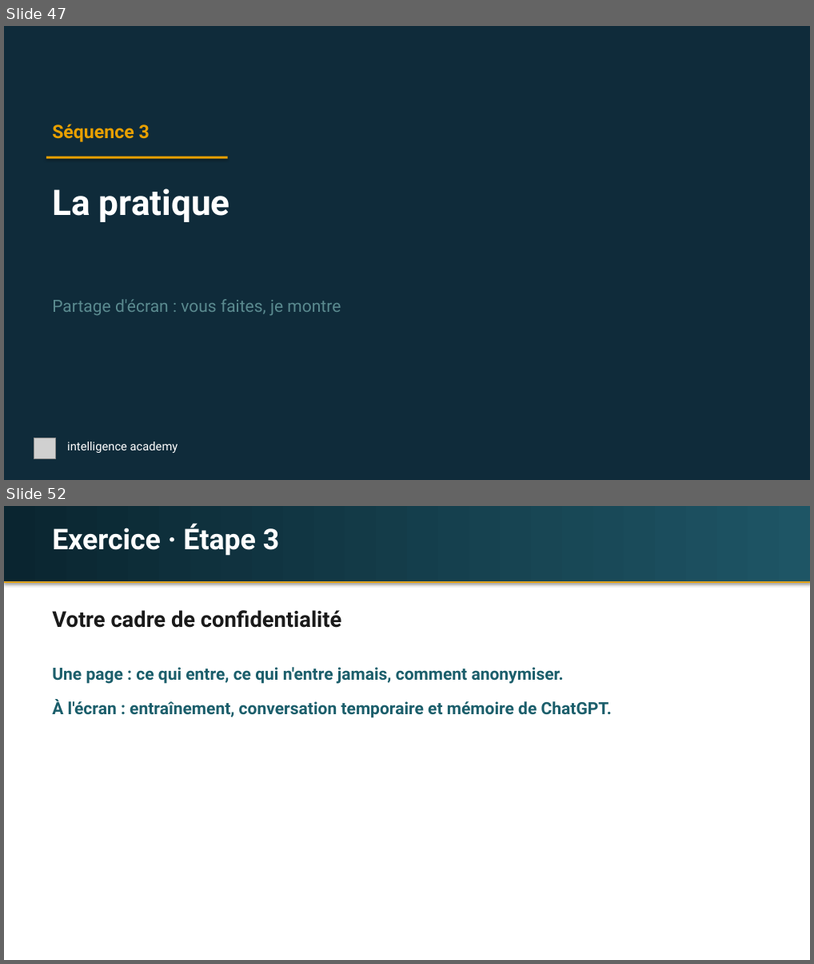
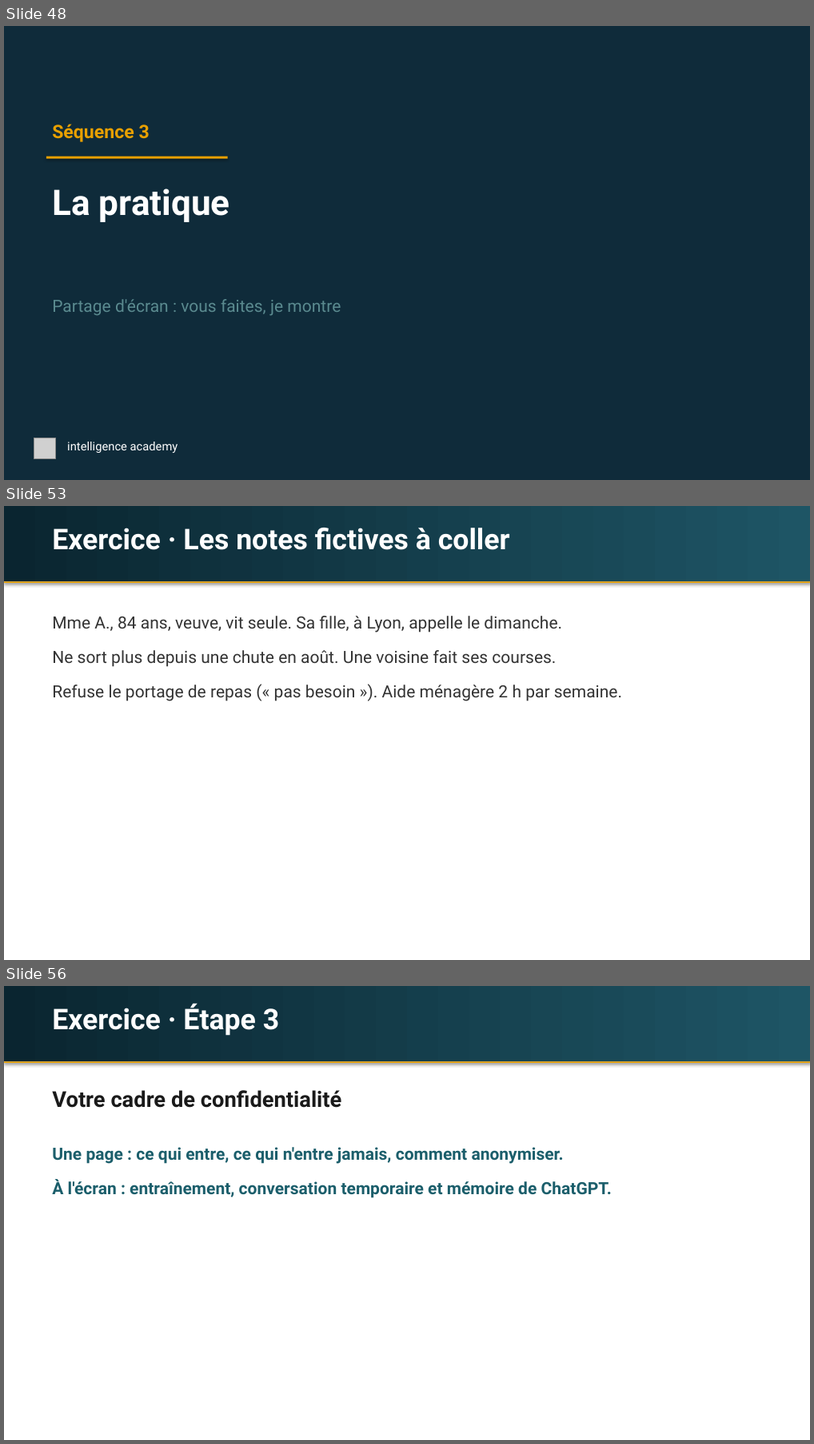
Before and after one commit to idrispjsalvi/claude-hub, a slide deck: espaces/intelligence-academy/seances/laurence-saulais/laurence-saulais-s1-fondamentaux.pptx. Shown one above the other, each under a label of ours: slides 47 and 52 before the commit, slides 48, 53 and 56 after it; the slides between them are not shown. The pictures are 814x964 and 814x1444 pixels, drawn with LibreOffice and Linux fonts; fonts in the diff are those of the drawing; grey boxes stand for pictures. Boxes give left, top, right and bottom in pixels: in the first picture for what was removed or moved away, otherwise in the second. Text is boxed around its words. In the diff, an @@ line names an element or a change of style, - is before the commit and + after.

```diff
--- a/espaces/intelligence-academy/seances/laurence-saulais/laurence-saulais-s1-fondamentaux.pptx
+++ b/espaces/intelligence-academy/seances/laurence-saulais/laurence-saulais-s1-fondamentaux.pptx
@@ slide 53 added at (x1=4, y1=506, x2=810, y2=960), background #FFFFFF @@
@@ rectangle added at (x1=4, y1=506, x2=810, y2=582), fill gradient #0A2530 to #1E5565 @@
@@ text added at (x1=52, y1=528, x2=510, y2=550), 34 pt, text #FFFFFF, bold @@
+Exercice · Les notes fictives à coller
@@ rectangle added at (x1=4, y1=582, x2=810, y2=583), fill #E8A000 @@
@@ text added at (x1=52, y1=616, x2=562, y2=632), 20 pt, text #333333 @@
+Mme A., 84 ans, veuve, vit seule. Sa fille, à Lyon, appelle le dimanche.
@@ text added at (x1=52, y1=650, x2=556, y2=667), 20 pt, text #333333 @@
+Ne sort plus depuis une chute en août. Une voisine fait ses courses.
@@ text added at (x1=52, y1=684, x2=622, y2=701), 20 pt, text #333333 @@
+Refuse le portage de repas (« pas besoin »). Aide ménagère 2 h par semaine.
@@ what was slide 47 is now slide 48 @@
@@ what was slide 52 is now slide 56 @@
```
Also in this commit, not shown: 11 slides changed, 6 other slides added, 3 slides removed, 1 other file.
